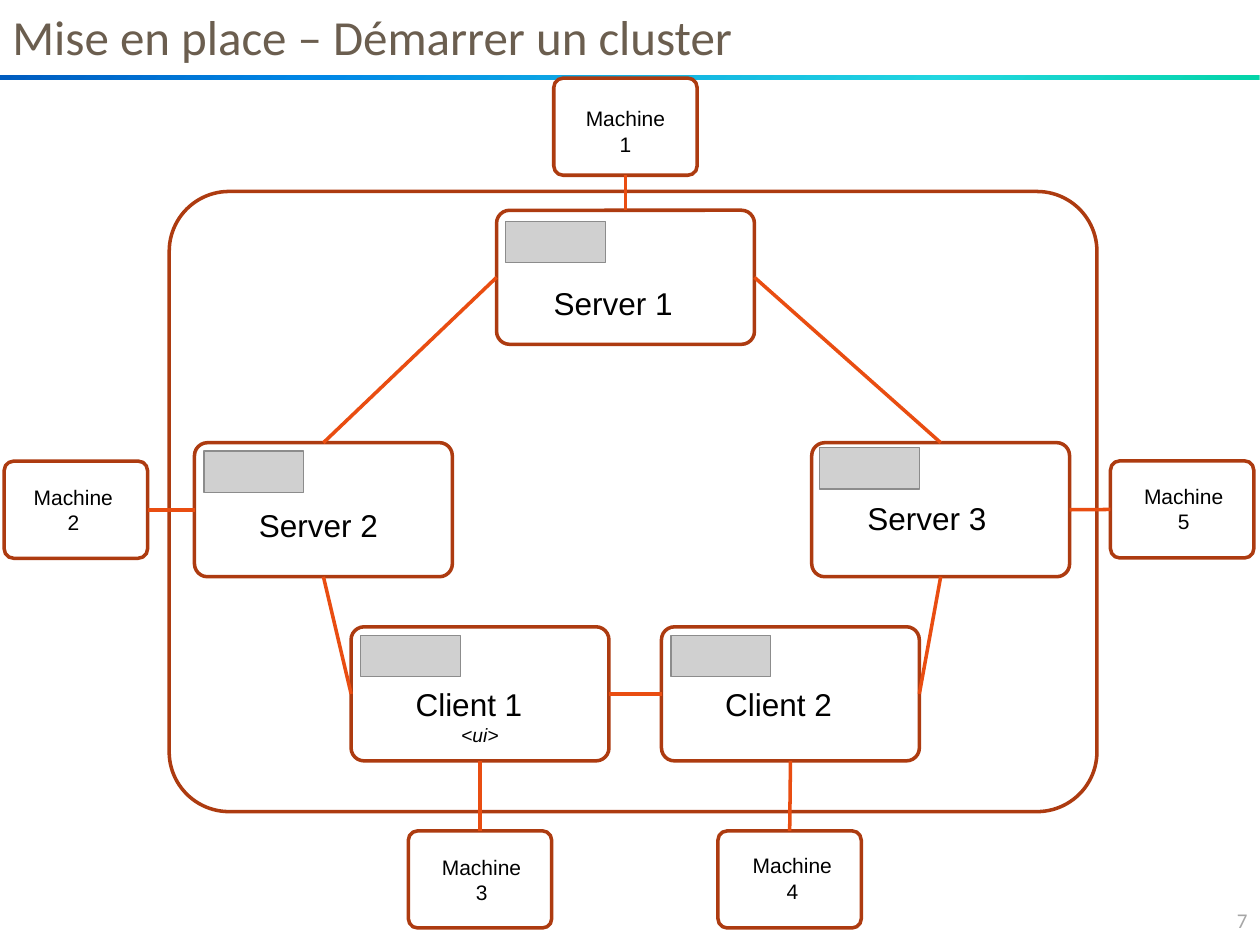
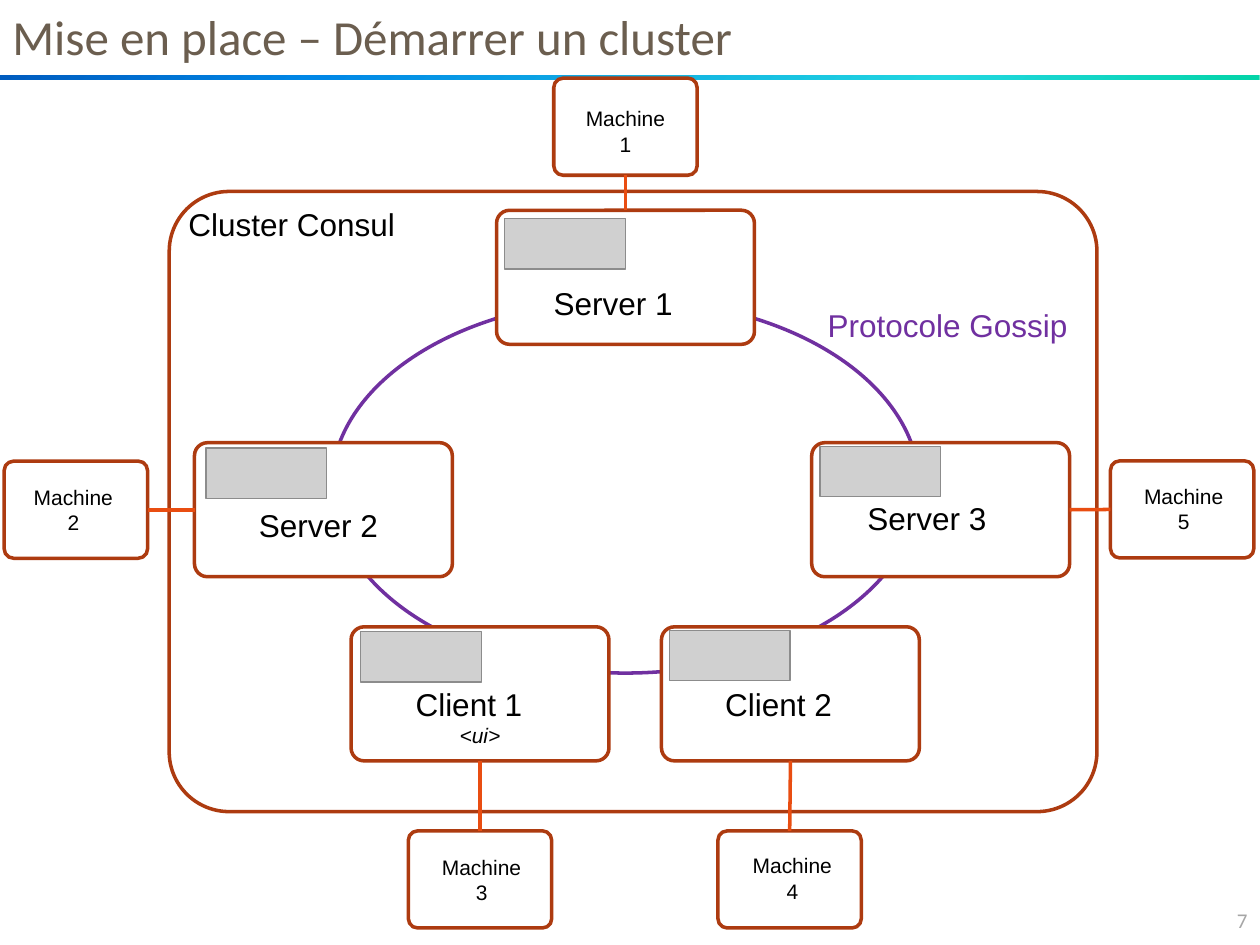
Before and after one commit to so-technology-watch/consul-poc, a slide deck: slide 7 of doc/setup/Cluster-Consul-v1.0.pptx. Drawn at 1260x945 pixels with LibreOffice and Linux fonts; fonts in the diff are those of the drawing; grey boxes stand for pictures. Boxes give left, top, right and bottom in pixels: in the first picture for what was removed or moved away, otherwise in the second. Text is boxed around its words. In the diff, an @@ line names an element or a change of style, - is before the commit and + after.

```diff
--- a/doc/setup/Cluster-Consul-v1.0.pptx
+++ b/doc/setup/Cluster-Consul-v1.0.pptx
@@ text added at box(188, 213, 395, 237), 18 pt, text #000000 @@
+Cluster Consul
@@ picture: place and size @@
-picture at box(505, 222, 605, 263)
+picture at box(505, 219, 626, 270)
@@ line removed from (324, 442) to (496, 277) @@
@@ line removed from (941, 442) to (755, 277) @@
@@ ellipse added at box(331, 300, 920, 674), outline #7030A0 2 pt @@
@@ text added at box(828, 314, 1067, 343), 18 pt, text #7030A0 @@
+Protocole Gossip
@@ picture: place and size @@
-picture at box(204, 451, 304, 493)
+picture at box(207, 449, 328, 499)
@@ picture: place and size @@
-picture at box(819, 447, 919, 489)
+picture at box(820, 446, 941, 496)
@@ line removed from (352, 694) to (324, 577) @@
@@ line removed from (920, 694) to (941, 577) @@
@@ fill none to #FFFFFF in 5 elements at box(194, 442, 452, 576), box(496, 210, 755, 344), box(811, 442, 1070, 576), box(352, 627, 610, 761), box(662, 627, 920, 761) @@
@@ picture: place and size @@
-picture at box(360, 635, 460, 677)
+picture at box(360, 631, 481, 682)
@@ picture: place and size @@
-picture at box(672, 635, 771, 677)
+picture at box(669, 630, 790, 680)
@@ line removed from (662, 694) to (609, 694) @@
@@ text at box(460, 727, 501, 743): size 11 to 12 pt in "<ui>" @@
```
Also in this commit, not shown: 4 other slides changed, 1 slide added.
